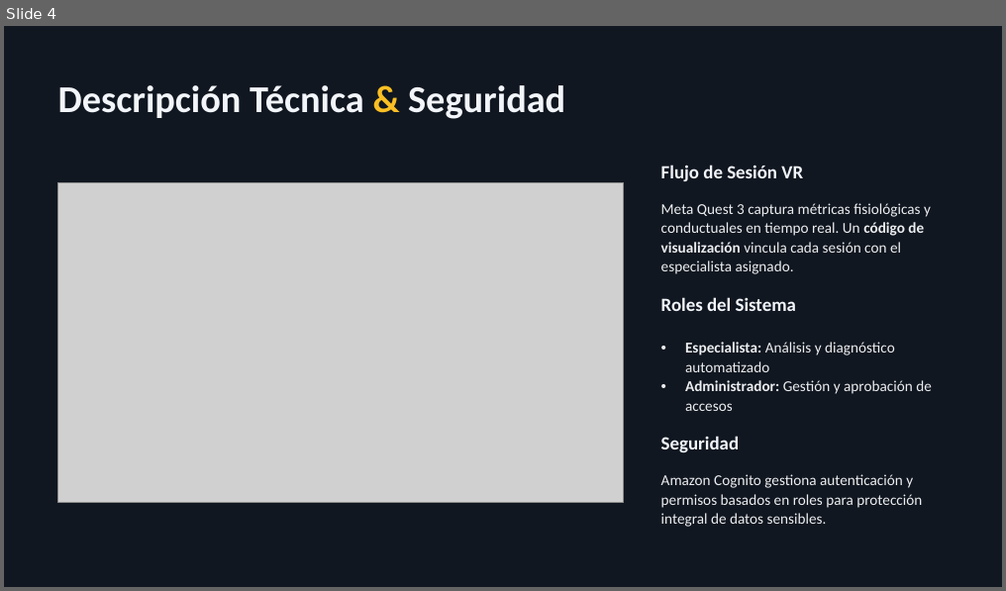
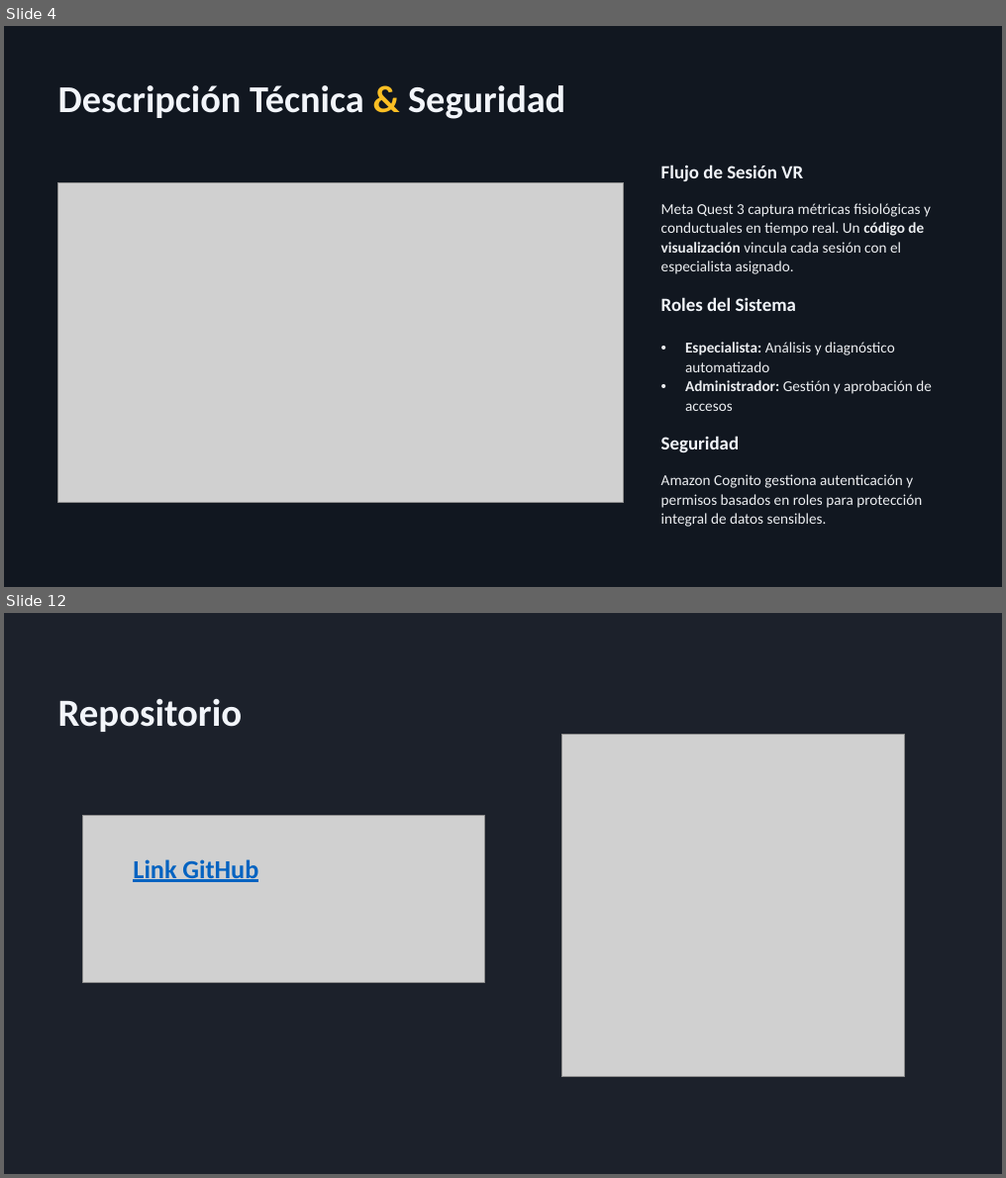
Before and after one commit to PatoGonzalezz/SportMind_VR, a slide deck: Fase 1/Evidencias Grupales/Sportmind presentacion1.pptx. Shown one above the other, each under a label of ours: slide 4 before the commit, slides 4 and 12 after it; the slides between them are not shown. The pictures are 1006x591 and 1006x1178 pixels, drawn with LibreOffice and Linux fonts; fonts in the diff are those of the drawing; grey boxes stand for pictures; background and template pictures are left out; a plain dark background stands for a picture behind light text. Boxes give left, top, right and bottom in pixels: in the first picture for what was removed or moved away, otherwise in the second. Text is boxed around its words. In the diff, an @@ line names an element or a change of style, - is before the commit and + after.

```diff
--- a/Fase 1/Evidencias Grupales/Sportmind presentacion1.pptx
+++ b/Fase 1/Evidencias Grupales/Sportmind presentacion1.pptx
@@ slide 12 added at <box>4,613,1002,1174</box>, background picture (left out); not listed: 1 template element that a slide beside it also shows @@
@@ text added at <box>58,698,242,732</box>, 37 pt, text #F2F5FA, bold @@
+Repositorio
@@ picture added at <box>561,735,905,1077</box> @@
@@ picture added at <box>82,816,484,983</box> @@
@@ text added at <box>133,860,258,882</box>, 25 pt, text #0563C1, bold, underline @@
+Link GitHub
```
Also in this commit, not shown: 7 slides changed, 3 other slides added, 3 slides removed, 2 other files.
